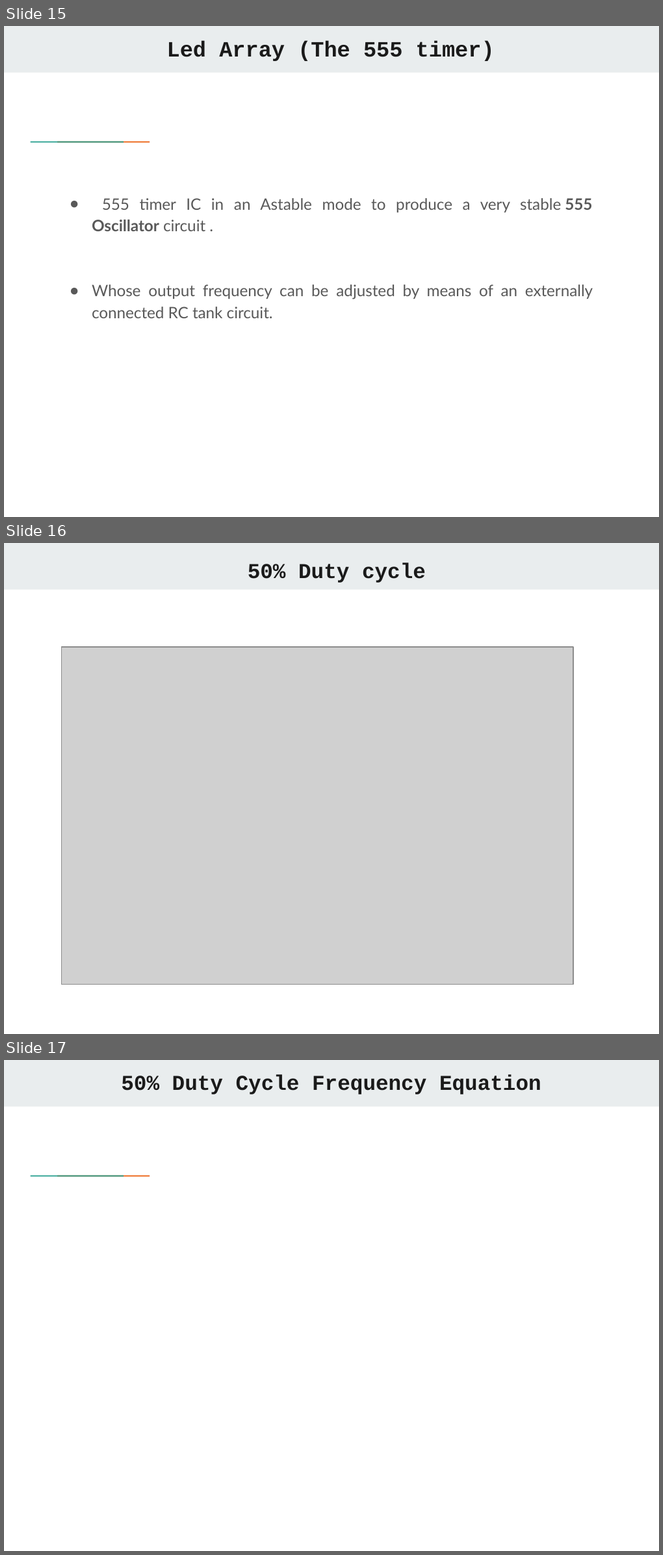
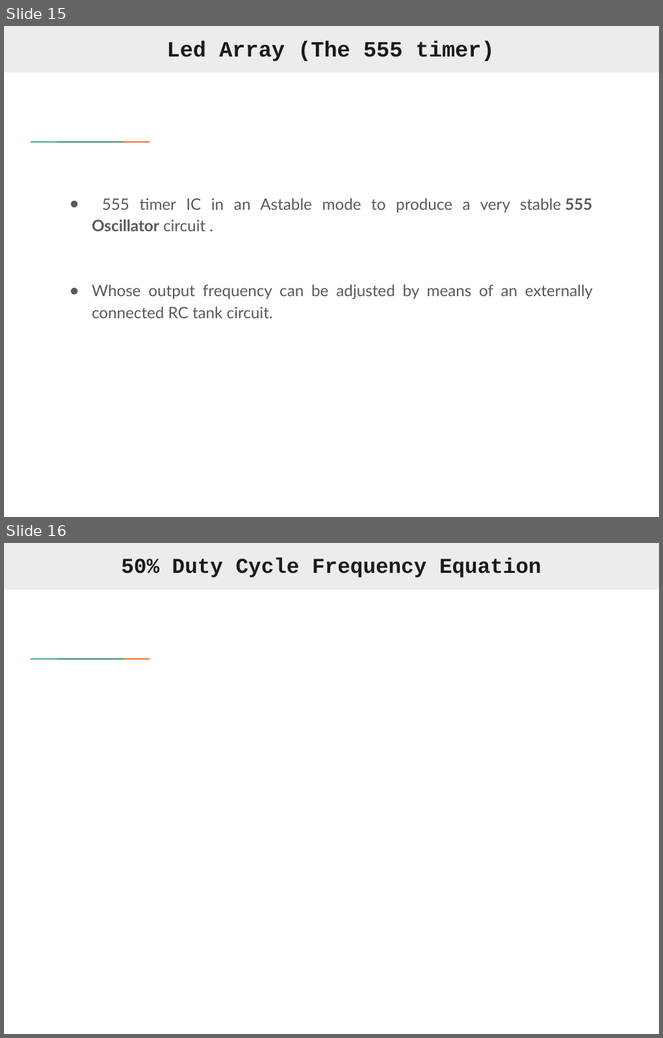
Before and after one commit to SmellingSalt/Group31, a slide deck: Review Material/Review4.pptx. Shown one above the other, each under a label of ours: slides 15, 16 and 17 before the commit, slides 15 and 16 after it. The pictures are 663x1555 and 663x1038 pixels, drawn with LibreOffice and Linux fonts; fonts in the diff are those of the drawing; grey boxes stand for pictures. Boxes give left, top, right and bottom in pixels: in the first picture for what was removed or moved away, otherwise in the second. Text is boxed around its words. In the diff, an @@ line names an element or a change of style, - is before the commit and + after.

```diff
--- a/Review Material/Review4.pptx
+++ b/Review Material/Review4.pptx
@@ slide 16 removed at [4, 543, 659, 1034], background #FFFFFF; not listed: 1 template element that a slide beside it also shows @@
@@ title removed at [248, 563, 426, 583] @@
-50% Duty cycle
@@ picture removed at [62, 647, 573, 985] @@
@@ what was slide 17 is now slide 16 @@
```
Also in this commit, not shown: 1 slide changed, 2 slides added, 1 other slide removed.
